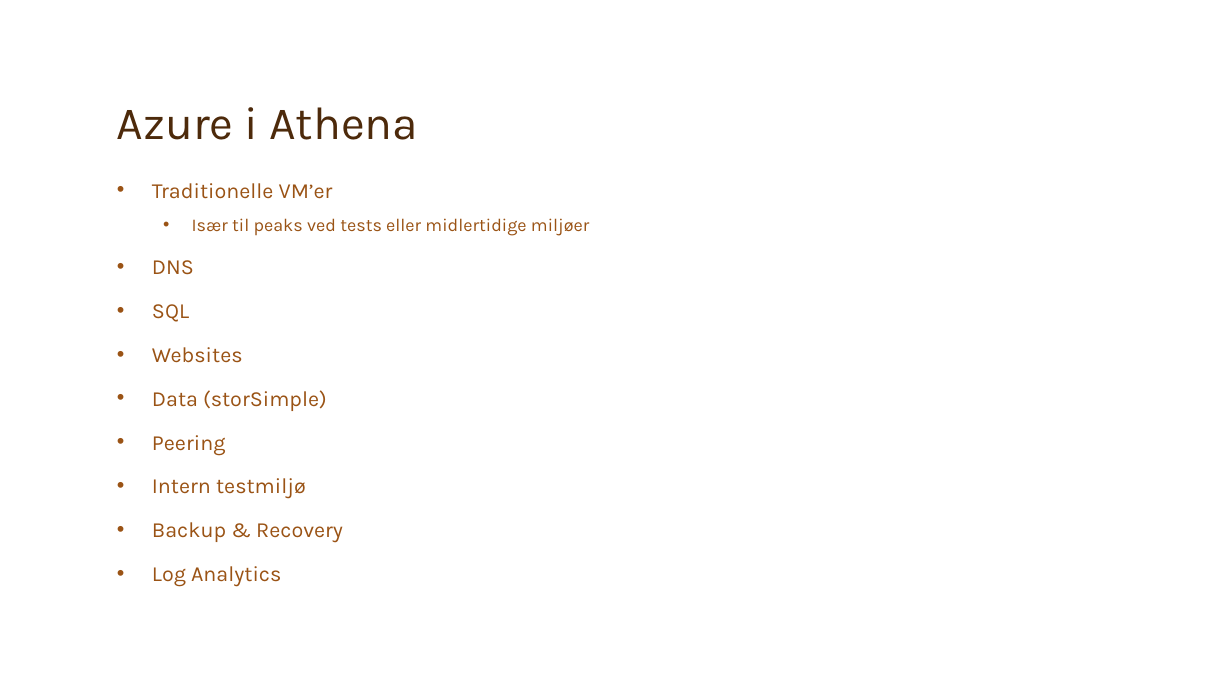
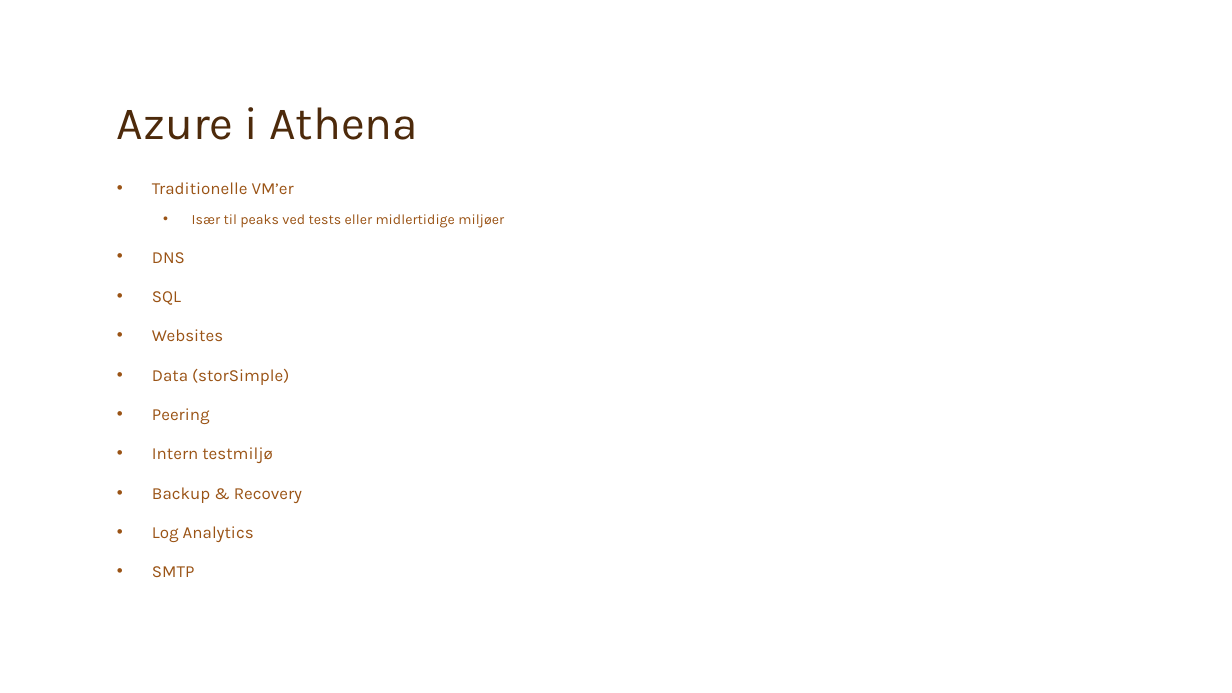
Before and after one commit to SuperJoachim/misc, a slide deck: slide 3 of Intro.pptx. Drawn at 1232x693 pixels with LibreOffice and Linux fonts; fonts in the diff are those of the drawing; background and template pictures are left out. Boxes give left, top, right and bottom in pixels: in the first picture for what was removed or moved away, otherwise in the second. Text is boxed around its words. In the diff, an @@ line names an element or a change of style, - is before the commit and + after.

Commit message:
Tilføjet tekst til PPT

```diff
--- a/Intro.pptx
+++ b/Intro.pptx
@@ text at [152,182,504,542]: size 16.8 to 13.2 pt in "Traditionelle VM’er", "DNS", "SQL", "Websites" and 5 more places; size 14 to 11 pt in "Især til peaks ved tests eller midlertidige ..." @@
@@ text at [152,566,194,577]: paragraph added @@
+• SMTP
```
